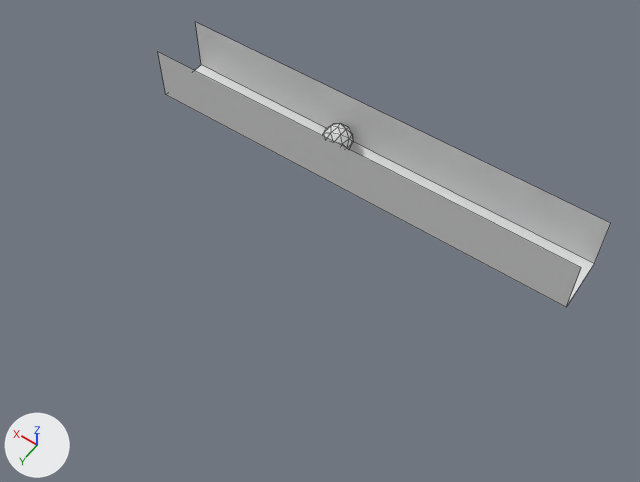
The Blender file models/backally/hard.blend as it was, and as the next commit left it.
Camera for both pictures: a camera (50 mm lens) standing at (-10.64, 17.41, 22.26) and looking at (-0.8, 3.64, 0.63). The axes (+X, +Y, +Z) are drawn at lower left. The lights are the same throughout. Mesh edges are drawn as thin lines.
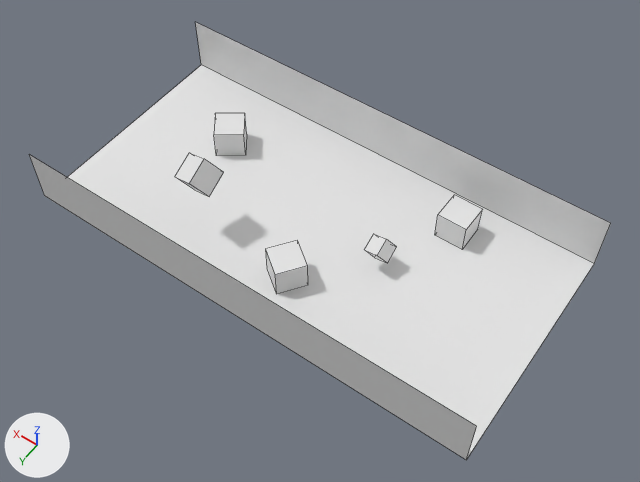
The newer file is also turned or shifted as a whole; pictures and numbers use the older file's frame.

Where the change shows, as pixel boxes (x1, y1, x2, y2) in the pictures (640 x 482 px):
'Cube.002', moved, rescaled (28% wider, 53% taller): before (158, 22, 611, 307); after (29, 22, 611, 460)
'Cube.005', added: after (266, 240, 308, 294)
'Cube.003', added: after (435, 195, 482, 249)
'Cube.004', added: after (214, 113, 247, 155)
'Cube.001', added: after (175, 153, 224, 196)
'Cube', added: after (365, 234, 397, 263)
'Icosphere', deleted: before (322, 123, 353, 150)

The change, as a diff of the scene's bpy script:
```diff
--- a/models/backally/hard.blend.py
+++ b/models/backally/hard.blend.py
@@ me_cube_005 @@
+me_cube_005.from_pydata(...)  # a box spanning x -1.0..1.0, y -1.0..1.0, z -1.0..1.0
@@ ob_cube_002 @@
 ob_cube_002 = bpy.data.objects.new('Cube.002', me_cube)
-ob_cube_002.location = (0.0, 0.0, 1.0)
+ob_cube_002.location = (0.0, 3.0, 1.0)
+ob_cube_002.scale = (1.0, 4.0, 1.0)
@@ ob_icosphere @@
-ob_icosphere = bpy.data.objects.new('Icosphere', me_icosphere_001)
-ob_icosphere.location = (1.34, -0.38, 0.5)
-ob_icosphere.scale = (0.553, 0.553, 0.553)
@@ ob_cube_005 @@
+ob_cube_005 = bpy.data.objects.new('Cube.005', me_cube_005)
+ob_cube_005.location = (-0.51, 4.95, 0.48)
+ob_cube_005.rotation_euler = (0.0, 0.0, -0.629)  # degrees (0, 0, -36)
+ob_cube_005.scale = (0.507, 0.507, 0.507)
@@ ob_cube_004 @@
+ob_cube_004 = bpy.data.objects.new('Cube.004', me_cube_005.copy())
+ob_cube_004.location = (4.45, 1.55, 0.48)
+ob_cube_004.rotation_euler = (0.0, 0.0, 0.638)  # degrees (0, 0, 37)
+ob_cube_004.scale = (0.507, 0.507, 0.507)
@@ ob_cube_003 @@
+ob_cube_003 = bpy.data.objects.new('Cube.003', me_cube_005.copy())
+ob_cube_003.location = (-3.86, 0.39, 0.48)
+ob_cube_003.scale = (0.507, 0.507, 0.507)
@@ ob_cube_001 @@
+ob_cube_001 = bpy.data.objects.new('Cube.001', me_cube_005.copy())
+ob_cube_001.location = (3.0, 4.66, 2.15)
+ob_cube_001.rotation_euler = (0.702, -0.919, 0.779)  # degrees (40, -53, 45)
+ob_cube_001.scale = (0.431, 0.431, 0.431)
@@ ob_cube @@
+ob_cube = bpy.data.objects.new('Cube', me_cube_005.copy())
+ob_cube.location = (-2.54, 2.9, 0.78)
+ob_cube.rotation_euler = (0.702, -0.919, 0.779)  # degrees (40, -53, 45)
+ob_cube.scale = (0.289, 0.289, 0.289)
```
